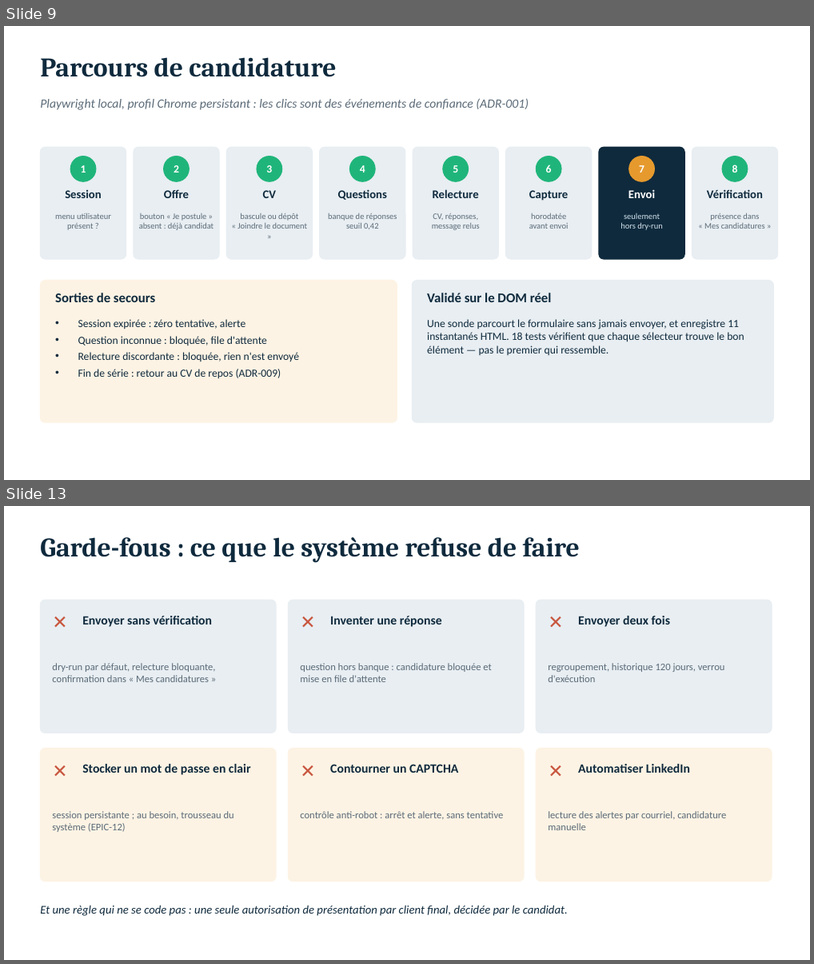
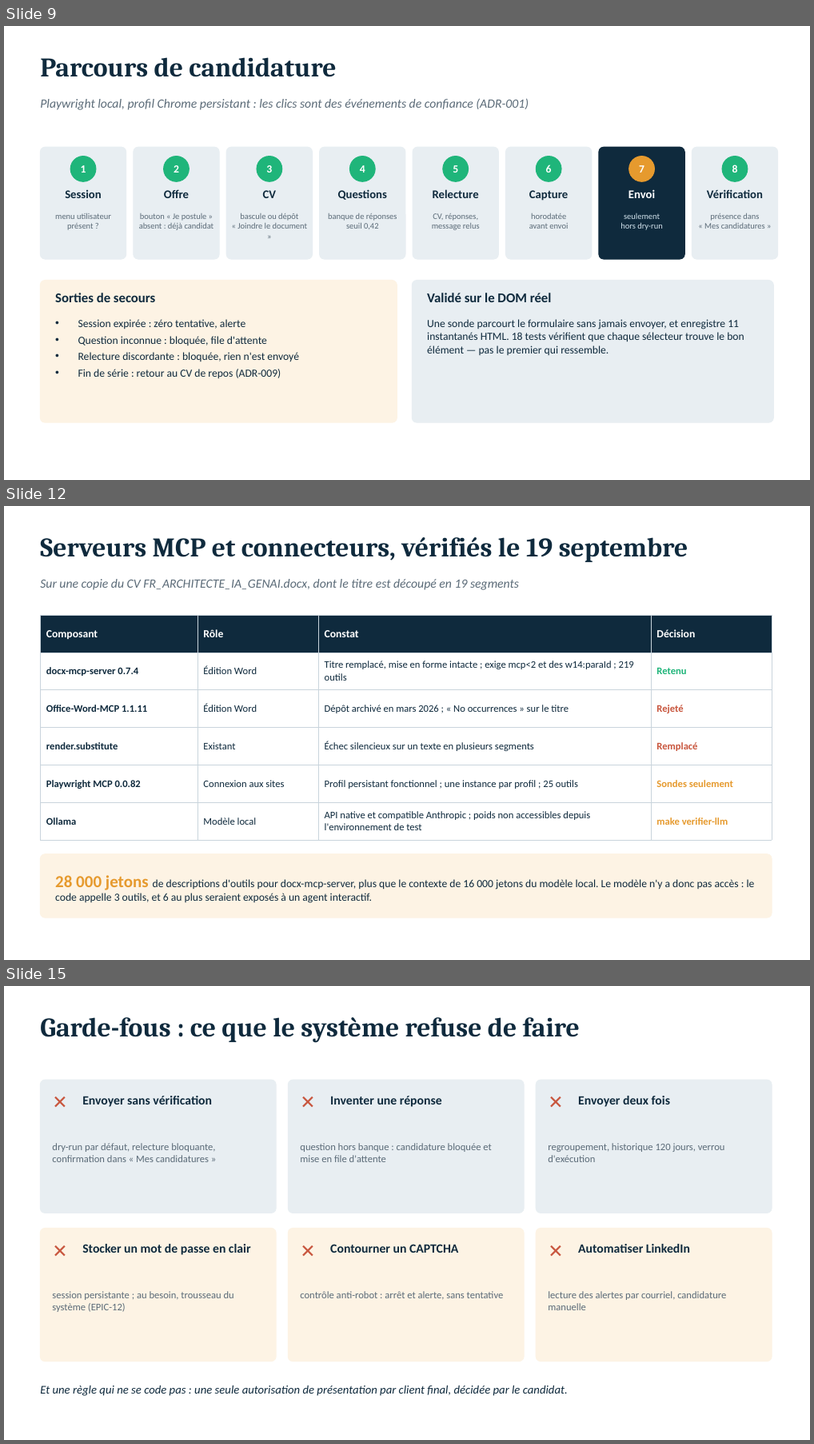
Before and after one commit to BEVTRADE/job-autopilot, a slide deck: docs/job-autopilot-architecture.pptx. Shown one above the other, each under a label of ours: slides 9 and 13 before the commit, slides 9, 12 and 15 after it; the slides between them are not shown. The pictures are 814x964 and 814x1444 pixels, drawn with LibreOffice and Linux fonts; fonts in the diff are those of the drawing. Boxes give left, top, right and bottom in pixels: in the first picture for what was removed or moved away, otherwise in the second. Text is boxed around its words. In the diff, an @@ line names an element or a change of style, - is before the commit and + after.

```diff
--- a/docs/job-autopilot-architecture.pptx
+++ b/docs/job-autopilot-architecture.pptx
@@ slide 12 added at (4, 506, 810, 960), background #FFFFFF @@
@@ text added at (40, 537, 688, 562), 32 pt, text #0F2A3D, bold @@
+Serveurs MCP et connecteurs, vérifiés le 19 septembre
@@ text added at (40, 579, 519, 590), 15 pt, text #5B6B78, italic @@
+Sur une copie du CV FR_ARCHITECTE_IA_GENAI.docx, dont le titre est découpé en 19 segments
@@ table added at (40, 615, 772, 833), 6 rows, 4 columns @@
+Composant | Rôle | Constat | Décision
+docx-mcp-server 0.7.4 | Édition Word | Titre remplacé, mise en forme intacte ; exige mcp<2 et des w14:paraId ; 219 outils | Retenu
+Office-Word-MCP 1.1.11 | Édition Word | Dépôt archivé en mars 2026 ; « No occurrences » sur le titre | Rejeté
+render.substitute | Existant | Échec silencieux sur un texte en plusieurs segments | Remplacé
+Playwright MCP 0.0.82 | Connexion aux sites | Profil persistant fonctionnel ; une instance par profil ; 25 outils | Sondes seulement
+Ollama | Modèle local | API native et compatible Anthropic ; poids non accessibles depuis l'environnement de test | make verifier-llm
@@ rounded rectangle added at (40, 854, 772, 917), fill #FDF3E4, outline #FDF3E4 1 pt @@
@@ text added at (55, 875, 755, 903), 13 pt, text #0F2A3D @@
+28 000 jetons de descriptions d'outils pour docx-mcp-server, plus que le contexte de 16 000 jetons du modèle local. Le modèle n'y a donc pas accès : le code appelle 3 outils, et 6 au plus seraient exposés à un agent interactif.
@@ what was slide 13 is now slide 15 @@
```
Also in this commit, not shown: 8 slides changed, 1 other slide added.
